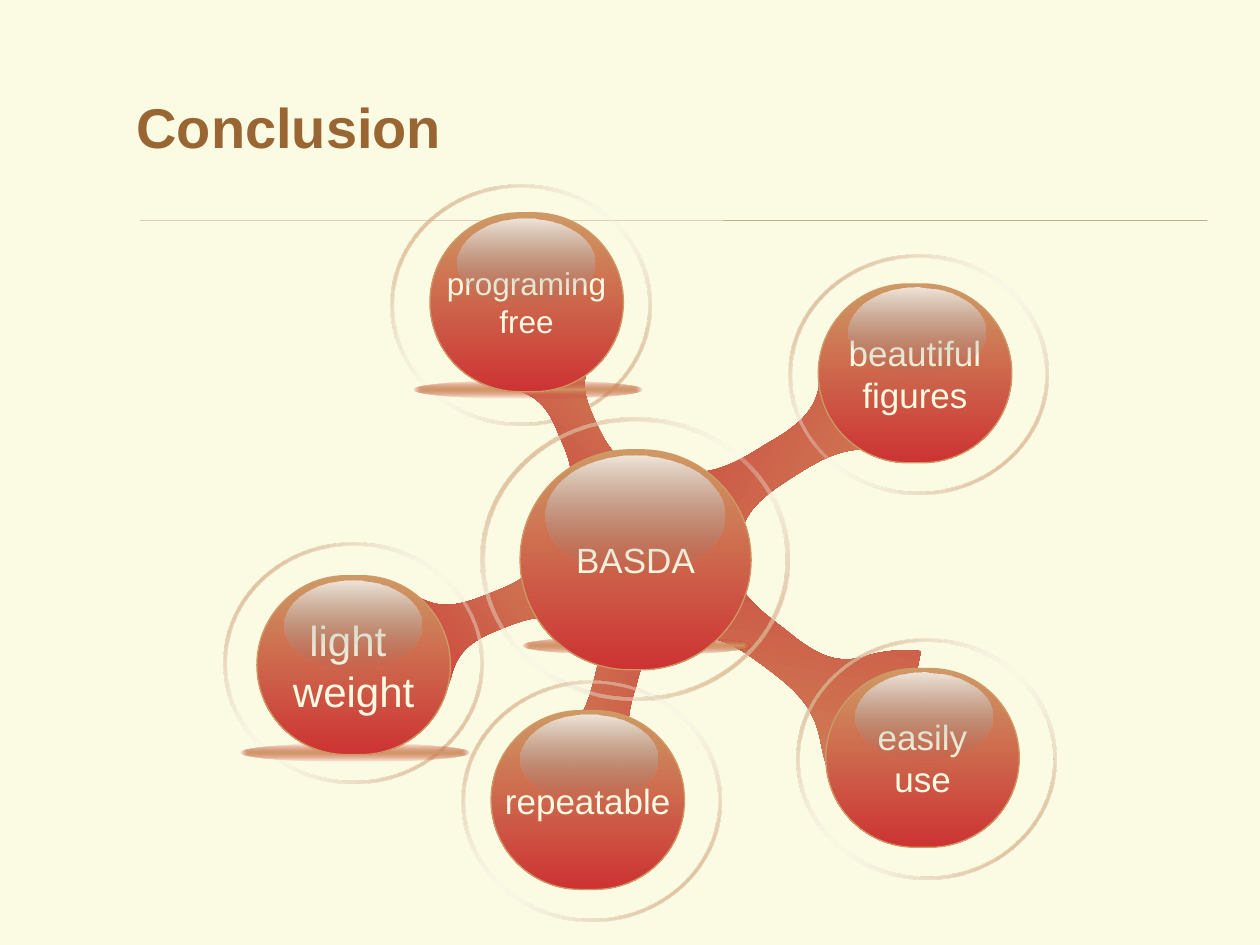
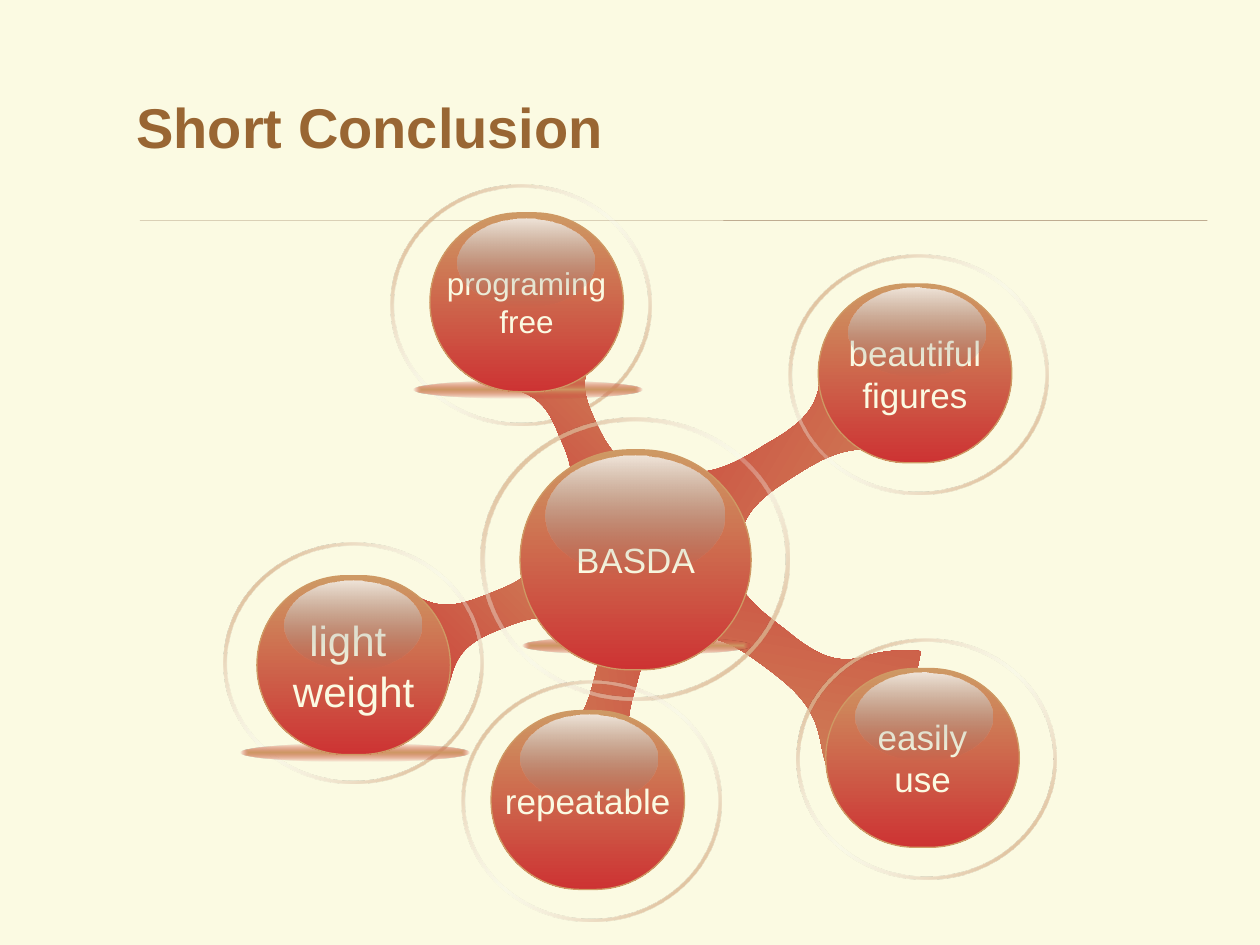
Before and after one commit to YancyW/BASDA, a slide deck: slide 19 of doc/BASDA_Introduction.pptx. Drawn at 1260x945 pixels with LibreOffice and Linux fonts; fonts in the diff are those of the drawing; background and template pictures are left out. Boxes give left, top, right and bottom in pixels: in the first picture for what was removed or moved away, otherwise in the second. Text is boxed around its words. In the diff, an @@ line names an element or a change of style, - is before the commit and + after.

```diff
--- a/doc/BASDA_Introduction.pptx
+++ b/doc/BASDA_Introduction.pptx
@@ title at <box>136,107,603,149</box>: text changed @@
-Conclusion
+Short Conclusion
```
Also in this commit, not shown: 2 other slides changed, 18 slides added, 20 other files.
